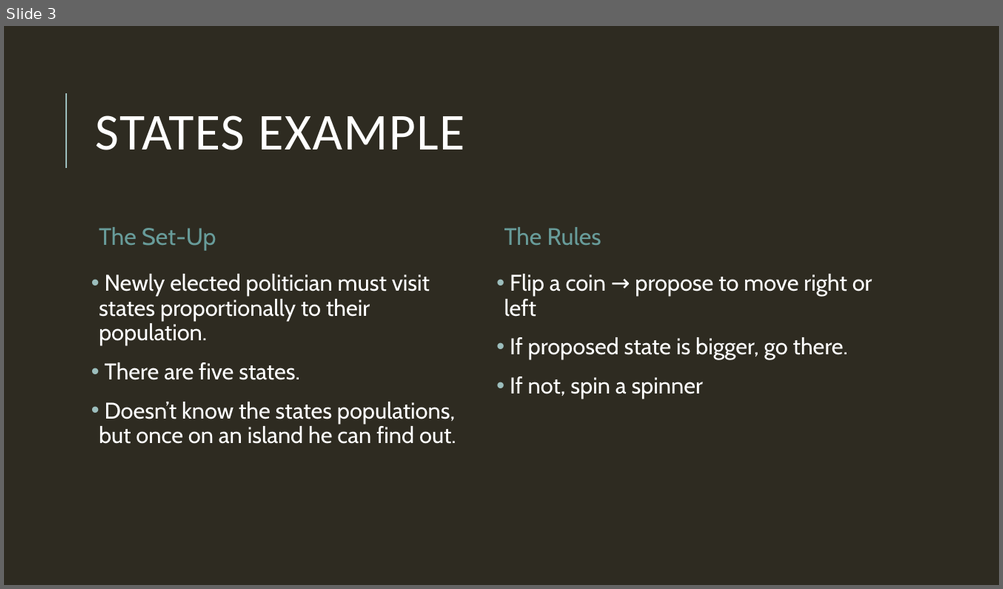
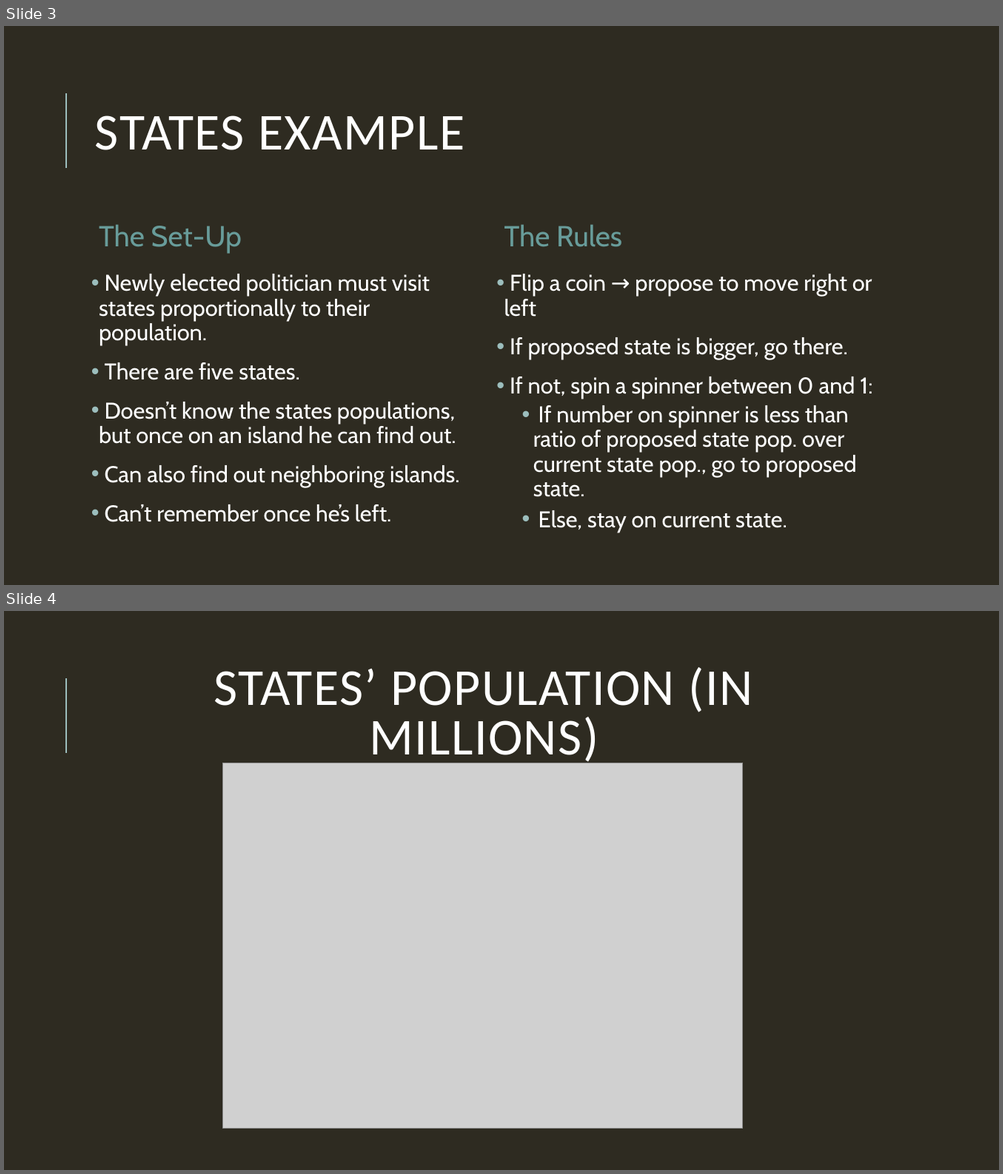
Before and after one commit to mblai35/Homework-Repo, a slide deck: MCMCpresentation.pptx. Shown one above the other, each under a label of ours: slide 3 before the commit, slides 3 and 4 after it. The pictures are 1003x589 and 1003x1174 pixels, drawn with LibreOffice and Linux fonts; fonts in the diff are those of the drawing; grey boxes stand for pictures. Boxes give left, top, right and bottom in pixels: in the first picture for what was removed or moved away, otherwise in the second. Text is boxed around its words. In the diff, an @@ line names an element or a change of style, - is before the commit and + after.

```diff
--- a/MCMCpresentation.pptx
+++ b/MCMCpresentation.pptx
@@ slide 4 added at (4,611,999,1170), background #2E2B21; not listed: 1 template element that a slide beside it also shows @@
@@ title added at (214,667,752,767), 50 pt, text #FFFFFF @@
+STATES’ POPULATION (IN MILLIONS)
@@ picture added at (222,763,743,1129) @@
@@ slide 3 changed as well @@
@@ text "The Set-Up" at (99,224,242,254): size 23 to 28 pt @@
@@ text "The Rules" at (504,224,622,247): size 23 to 28 pt @@
@@ text at (509,377,872,532): text changed @@
-• If not, spin a spinner
+• If not, spin a spinner between 0 and 1:
+    • If number on spinner is less than ratio of proposed state pop. over current state pop., go to proposed state.
+    • Else, stay on current state.
@@ text at (105,466,460,523): paragraphs added @@
+• Can also find out neighboring islands.
+• Can’t remember once he’s left.
```
Also in this commit, not shown: 3 other slides changed, 5 other slides added, 1 other file.
